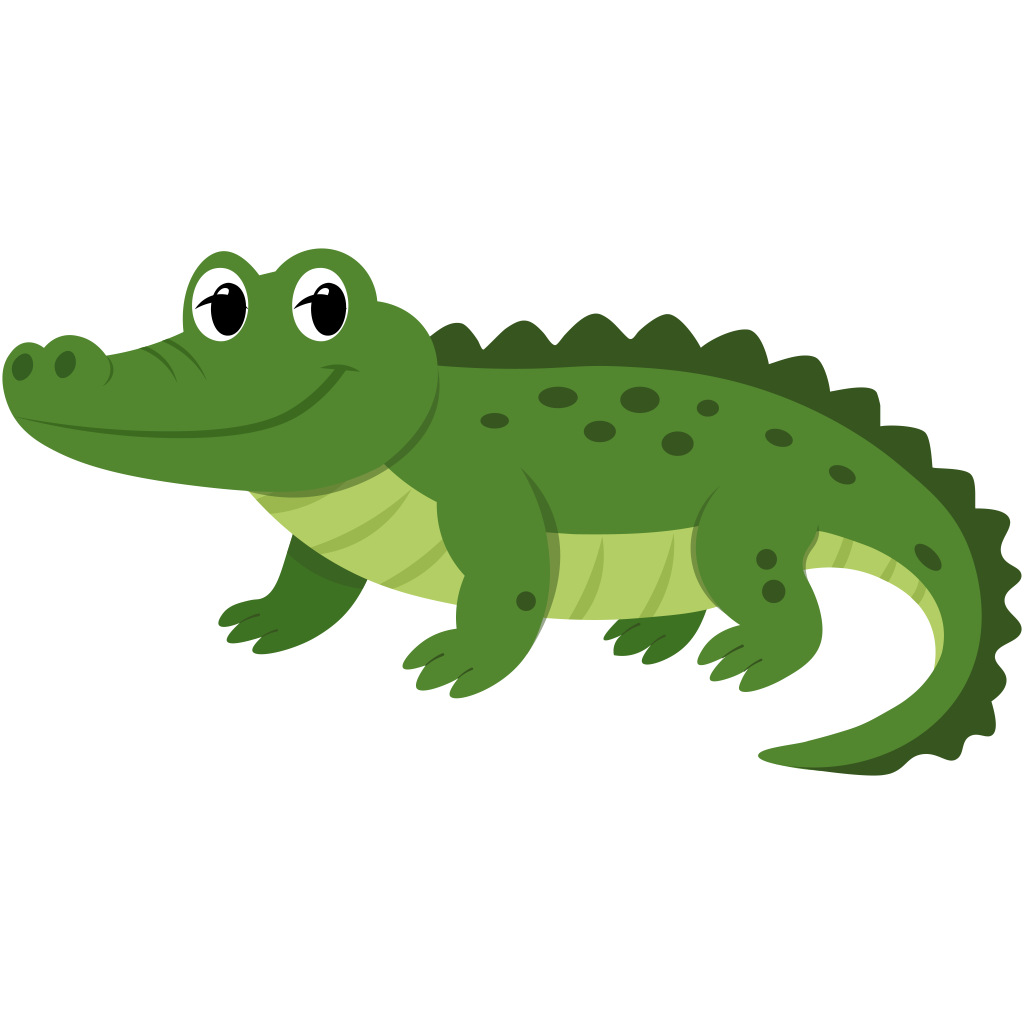
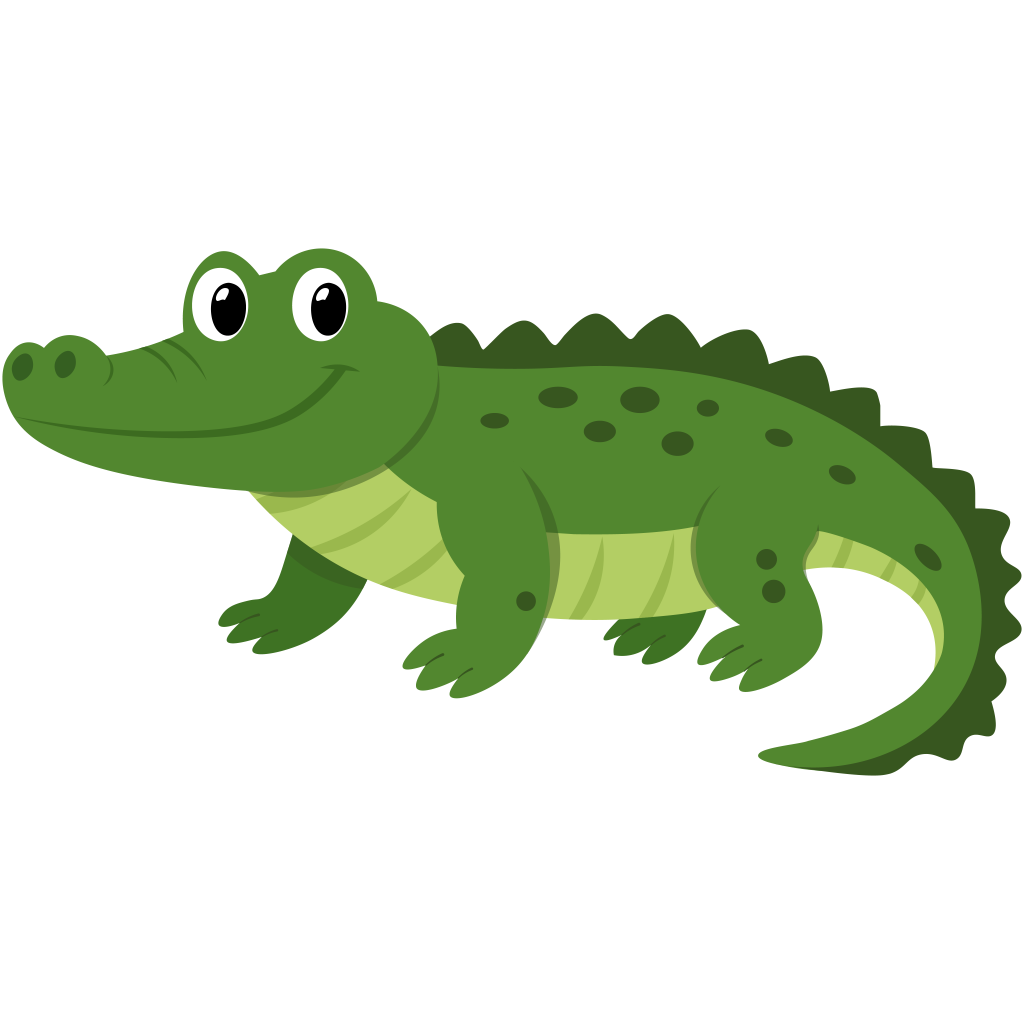
Layer changes from the first 1024×1024 image to the second:
moved "Deschisi" above "Inchisi" over [194, 294, 347, 310]
